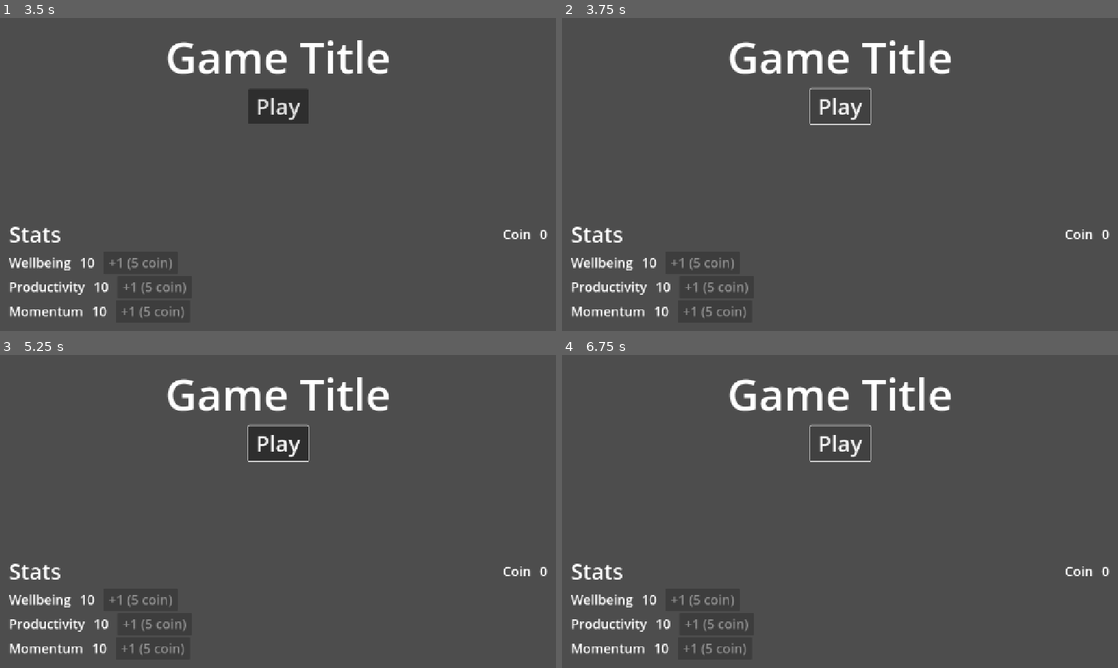
Above: before the commit, frames 1-4 (two rows, left to right).
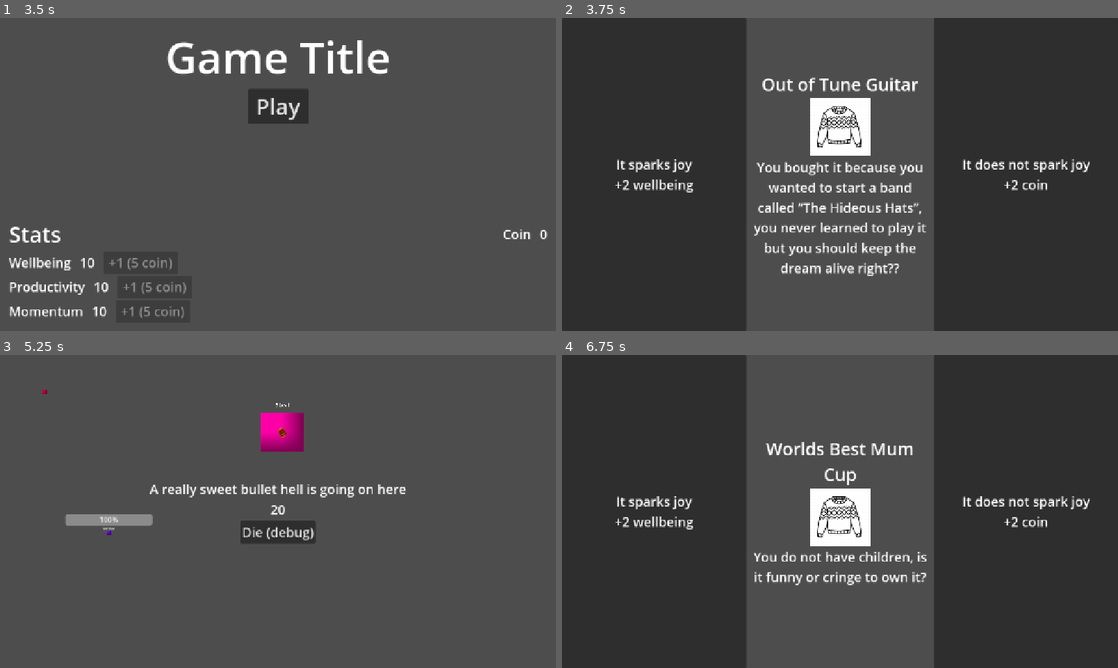
Above: after the commit, the same moments.

Repository: peabnuts123/2025-pb-and-jam
Game: Godot game, scene res://scenes/intro.tscn
Same seed, same stepped clock (60 frames per second), same inputs: the game is played once before the commit and once after it.
Inputs (mouse positions are in pixels of both pictures, inside the frame that each line leads up to):
- Up to frame 1 (3.5 s): tap Enter at 0.5, 2 s; hold Right (ui_right) 0.53-1.28 s; tap Space (shoot) at 0.6, 1.25, 1.35, 2.1, 2.75, 2.85 s; hold Down (ui_down) 1.28-2.03 s; hold Right (ui_right) 2.03-2.78 s; hold Up (ui_up) from 2.78 s (still down)
- Up to frame 2 (3.75 s): release Up (ui_up) at 3.5 s; click "Play" at 3.5 s
- Up to frame 3 (5.25 s): click (278, 442) at 4.25 s, where only the run before the commit has a clickable "Play"; click (94, 511) at 5.02 s
- Up to frame 4 (6.75 s): click (840, 533) at 5.75 s, where only the run after the commit has a clickable "Die (debug)"; click "Play" at 6.5 s

Frame 1 is identical in both runs. In frame 2, 70% of the frame differs, in the area x 0-100%, y 0-100%; in frame 3, 6.9%; in frame 4, 69%.

Commit message:
Fix broken Play button

Diff:
--- a/scripts/menu/menu.gd
+++ b/scripts/menu/menu.gd
@@ -13,7 +13,7 @@
 	_update_ui()
 
 func _on_play_pressed():
-	get_tree().change_scene_to_file("res://scenes/run_intro.tscn")
+	get_tree().change_scene_to_file("res://scenes/gameplay/decision_screen.tscn")
 
 func _on_upgrade_wellbeing():
 	if SaveData.coin >= Content.upgrade_cost and SaveData.stat_base_wellbeing < Content.stats_max_value:
